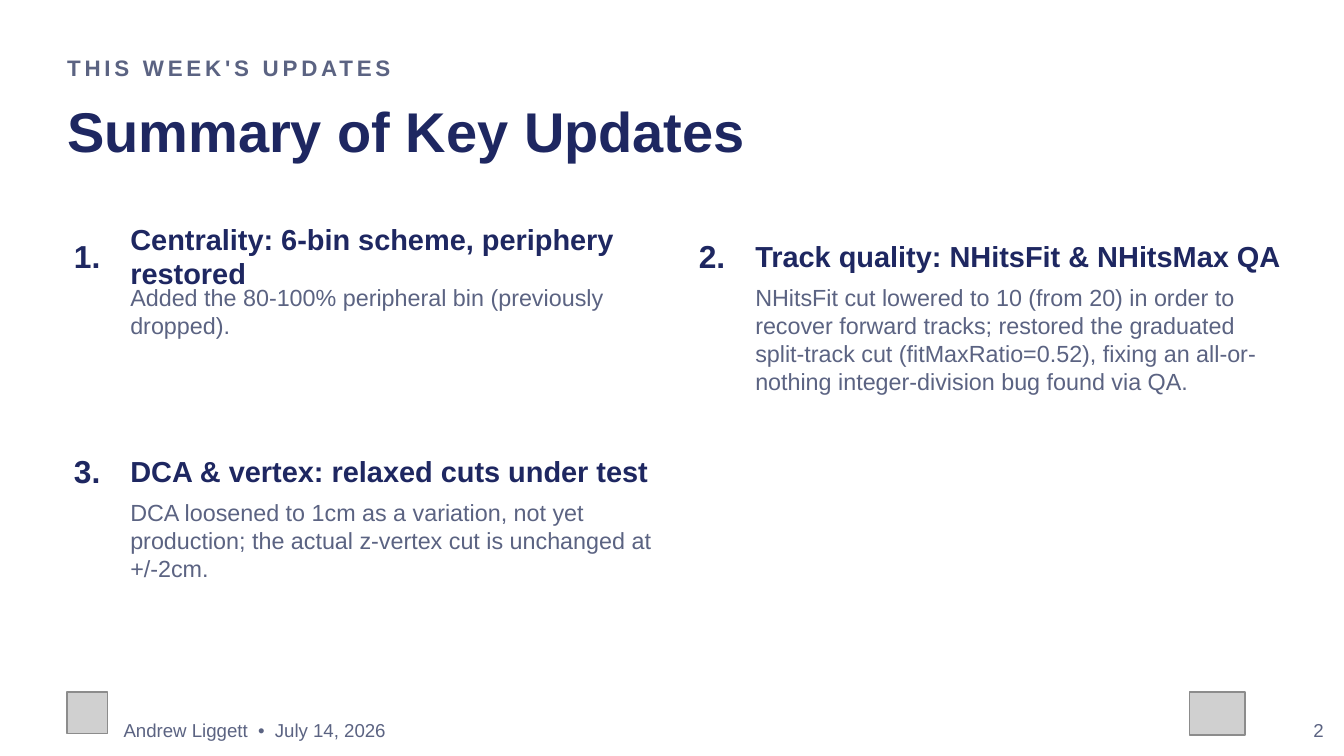
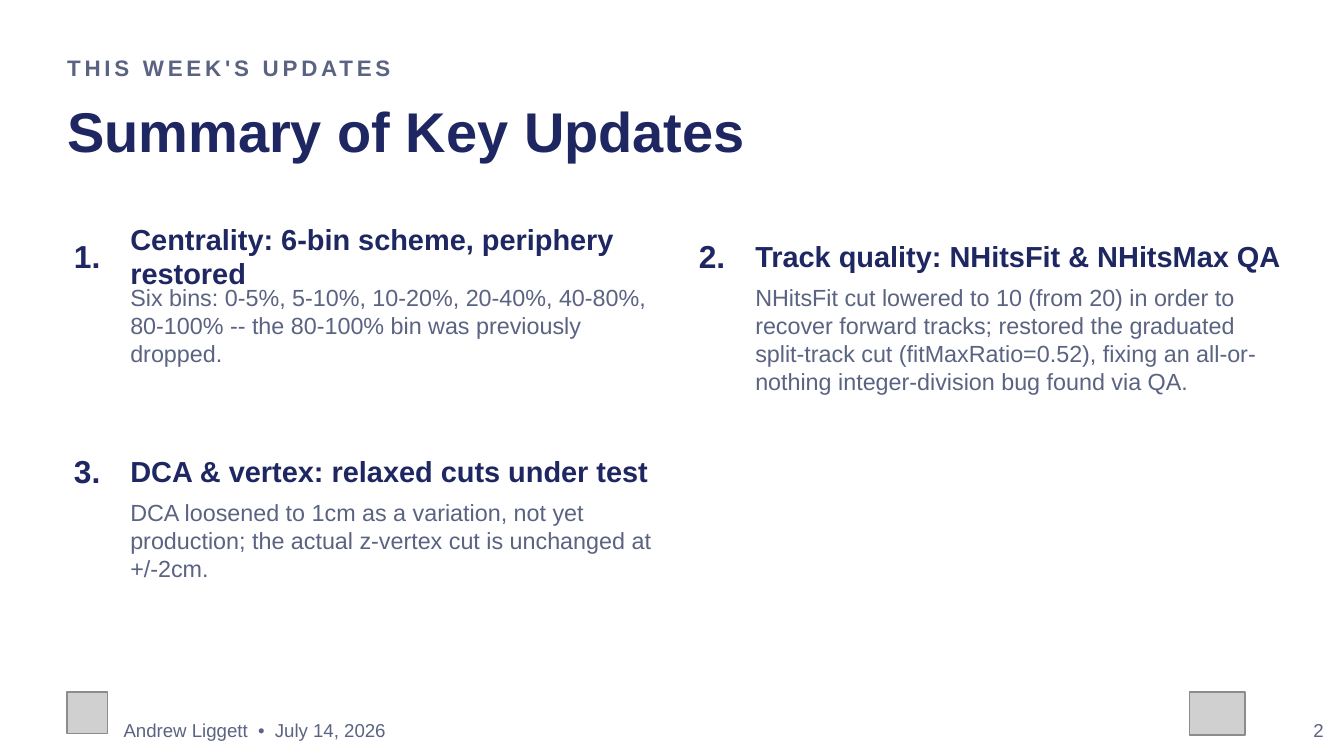
Before and after one commit to liggett2820/lightflavorspectra_OO200, a slide deck: slide 2 of docs/OO200_Spectra_Status_Update.pptx. Drawn at 1344x756 pixels with LibreOffice and Linux fonts; fonts in the diff are those of the drawing; grey boxes stand for pictures. Boxes give left, top, right and bottom in pixels: in the first picture for what was removed or moved away, otherwise in the second. Text is boxed around its words. In the diff, an @@ line names an element or a change of style, - is before the commit and + after.

Commit message:
List all 6 centrality percentile bins in summary slide

```diff
--- a/docs/OO200_Spectra_Status_Update.pptx
+++ b/docs/OO200_Spectra_Status_Update.pptx
@@ text at box(130, 289, 646, 367): text changed @@
-Added the 80-100% peripheral bin (previously dropped).
+Six bins: 0-5%, 5-10%, 10-20%, 20-40%, 40-80%, 80-100% -- the 80-100% bin was previously dropped.
```
